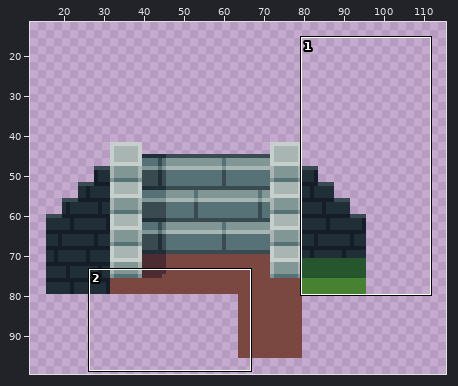
File history of a pixel-art file, img/tileset.aseprite. The first picture is a wide view before the edit; the outline marks the close-up.
Close-up. Before the commit:
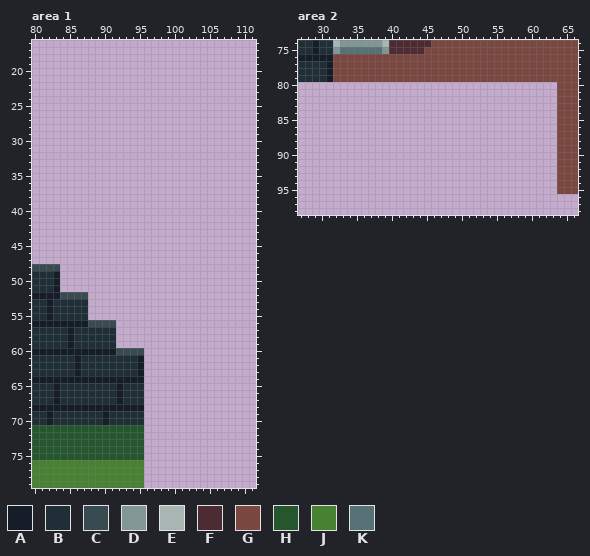
128x128 pixels, 1 frame. Shown: area 1: x 80..111, y 16..79; area 2: x 27..66, y 74..98. The wide view leaves out empty margins.
Palette (. is transparent): A #151d28  B #202e37  C #394a50  D #819796  E #a8b5b2  F #4d2b32  G #7a4841  H #25562e  J #468232  K #577277
Pixels before, area 1, first column x 80:
48 CCCC............
49 BBBA............
50 BBBA............
51 BBBA............
52 AAAACCCC........
53 BBABBBBB........
54 BBABBBBB........
55 BBABBBBB........
56 AAAAAAAACCCC....
57 BBBBBABBBBBB....
58 BBBBBABBBBBB....
59 BBBBBABBBBBB....
60 AAAAAAAAAAAACCCC
61 BBBBBBABBBBBBBBA
62 BBBBBBABBBBBBBBA
63 BBBBBBABBBBBBBBA
64 AAAAAAAAAAAAAAAA
65 BBBABBBBBBBBABBB
66 BBBABBBBBBBBABBB
67 BBBABBBBBBBBABBB
68 AAAAAAAAAAAAAAAA
69 BBABBBBBBBABBBBB
70 BBABBBBBBBABBBBB
71 HHHHHHHHHHHHHHHH
72 HHHHHHHHHHHHHHHH
73 HHHHHHHHHHHHHHHH
74 HHHHHHHHHHHHHHHH
75 HHHHHHHHHHHHHHHH
76 JJJJJJJJJJJJJJJJ
77 JJJJJJJJJJJJJJJJ
78 JJJJJJJJJJJJJJJJ
79 JJJJJJJJJJJJJJJJ
Pixels before, area 2, first column x 27:
74 BBABBEDDDDDDEFFFFFFGGGGGGGGGGGGGGGGGGGGG
75 BBABBDKKKKKKDFFFFFGGGGGGGGGGGGGGGGGGGGGG
76 AAAAAGGGGGGGGGGGGGGGGGGGGGGGGGGGGGGGGGGG
77 BBBBAGGGGGGGGGGGGGGGGGGGGGGGGGGGGGGGGGGG
78 BBBBAGGGGGGGGGGGGGGGGGGGGGGGGGGGGGGGGGGG
79 BBBBAGGGGGGGGGGGGGGGGGGGGGGGGGGGGGGGGGGG
80 .....................................GGG
81 .....................................GGG
82 .....................................GGG
83 .....................................GGG
84 .....................................GGG
85 .....................................GGG
86 .....................................GGG
87 .....................................GGG
88 .....................................GGG
89 .....................................GGG
90 .....................................GGG
91 .....................................GGG
92 .....................................GGG
93 .....................................GGG
94 .....................................GGG
95 .....................................GGG
New version:
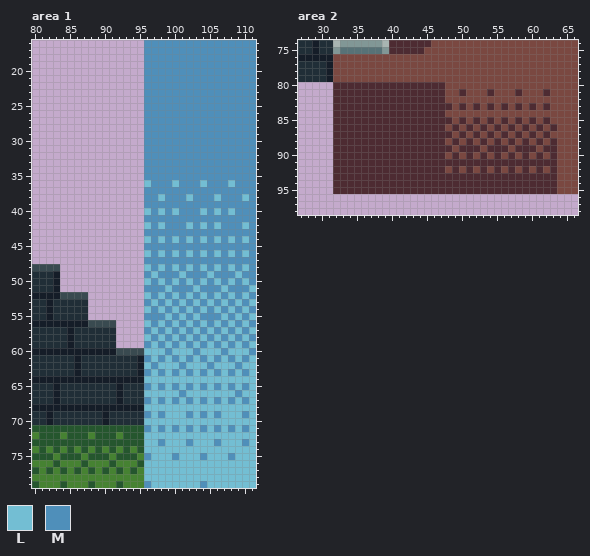
Colours new in this view: L #73bed3  M #4f8fba
Changes in this commit:
Area 1:
y 16..35: x 96..111 ................ -> MMMMMMMMMMMMMMMM
y 36: x 96..111 ................ -> LMMMLMMMLMMMLMMM
y 37: x 96..111 ................ -> MMMMMMMMMMMMMMMM
y 38: x 96..111 ................ -> MMLMMMLMMMLMMMLM
y 39: x 96..111 ................ -> MMMMMMMMMMMMMMMM
y 40: x 96..111 ................ -> LMLMLMMMLMLMLMMM
y 41: x 96..111 ................ -> MMMMMMMMMMMMMMMM
y 42: x 96..111 ................ -> LMLMMMLMLMLMMMLM
y 43: x 96..111 ................ -> MMMMMMMMMMMMMMMM
y 44: x 96..111 ................ -> LMLMLMLMLMLMLMLM
y 45: x 96..111 ................ -> MMMMMMMMMMMMMMMM
y 46: x 96..111 ................ -> LMLMLMLMLMLMLMLM
y 47: x 96..111 ................ -> MMMMMMMMMMMMMMMM
y 48: x 96..111 ................ -> LMLMLMLMLMLMLMLM
y 49: x 96..111 ................ -> MLMMMLMMMLMMMLMM
y 50: x 96..111 ................ -> LMLMLMLMLMLMLMLM
y 51: x 96..111 ................ -> MMMLMMMLMMMLMMML
y 52: x 96..111 ................ -> LMLMLMLMLMLMLMLM
y 53: x 96..111 ................ -> MLMLMLMLMLMLMLML
y 54: x 96..111 ................ -> LMLMLMLMLMLMLMLM
y 55: x 96..111 ................ -> MMMLMLMLMMMLMLML
y 56: x 96..111 ................ -> LMLMLMLMLMLMLMLM
y 57: x 96..111 ................ -> MLMLMLMLMLMLMLML
y 58: x 96..111 ................ -> LMLMLMLMLMLMLMLM
y 59: x 96..111 ................ -> MLMLMLMLMLMLMLML
y 60: x 96..111 ................ -> LLLMLLLMLLLMLLLM
y 61: x 96..111 ................ -> MLMLMLMLMLMLMLML
y 62: x 96..111 ................ -> LMLLLMLLLMLLLMLL
y 63: x 96..111 ................ -> MLMLMLMLMLMLMLML
y 64: x 96..111 ................ -> LLLLLLLLLLLLLLLL
y 65: x 96..111 ................ -> MLMLMLMLMLMLMLML
y 66: x 96..111 ................ -> LLLLLMLLLLLLLMLL
y 67: x 96..111 ................ -> MLMLMLMLMLMLMLML
y 68: x 96..111 ................ -> LLLLLLLLLLLLLLLL
y 69: x 96..111 ................ -> MLMLLLMLMLMLLLML
y 70: x 96..111 ................ -> LLLLLLLLLLLLLLLL
y 71: x 96..111 ................ -> MLMLMLMLMLMLMLML
y 72: x 80 H -> J; x 84 H -> J; x 88 H -> J; x 92 H -> J; x 96..111 ................ -> LLLLLLLLLLLLLLLL
y 73: x 96..111 ................ -> LLMLLLMLLLMLLLML
y 74: x 80 H -> J; x 82 H -> J; x 84 H -> J; x 86 H -> J; x 88 H -> J; x 90 H -> J; x 92 H -> J; x 94 H -> J; x 96..111 ................ -> LLLLLLLLLLLLLLLL
y 75: x 83 H -> J; x 87 H -> J; x 91 H -> J; x 95..111 H................ -> JMLLLMLLLMLLLMLLL
y 76: x 83 J -> H; x 87 J -> H; x 91 J -> H; x 95..111 J................ -> HLLLLLLLLLLLLLLLL
y 77: x 80 J -> H; x 82 J -> H; x 84 J -> H; x 86 J -> H; x 88 J -> H; x 90 J -> H; x 92 J -> H; x 94 J -> H; x 96..111 ................ -> LLLLLLLLLLLLLLLL
y 78: x 96..111 ................ -> LLLLLLLLLLLLLLLL
y 79: x 80 J -> H; x 84 J -> H; x 88 J -> H; x 92 J -> H; x 96..111 ................ -> MLLLLLLLMLLLLLLL
Area 2:
y 80: x 32..63 ................................ -> FFFFFFFFFFFFFFFFGGGGGGGGGGGGGGGG
y 81: x 32..63 ................................ -> FFFFFFFFFFFFFFFFGGFGGGFGGGFGGGFG
y 82: x 32..63 ................................ -> FFFFFFFFFFFFFFFFGGGGGGGGGGGGGGGG
y 83: x 32..63 ................................ -> FFFFFFFFFFFFFFFFFGFGFGFGFGFGFGFG
y 84: x 32..63 ................................ -> FFFFFFFFFFFFFFFFGGGGGGGGGGGGGGGG
y 85: x 32..63 ................................ -> FFFFFFFFFFFFFFFFFGFGFGFGFGFGFGFG
y 86: x 32..63 ................................ -> FFFFFFFFFFFFFFFFGFGFGFGFGFGFGFGF
y 87: x 32..63 ................................ -> FFFFFFFFFFFFFFFFFGFGFGFGFGFGFGFG
y 88: x 32..63 ................................ -> FFFFFFFFFFFFFFFFGFGFGFGFGFGFGFGF
y 89: x 32..63 ................................ -> FFFFFFFFFFFFFFFFFGFFFGFFFGFFFGFF
y 90: x 32..63 ................................ -> FFFFFFFFFFFFFFFFGFGFGFGFGFGFGFGF
y 91: x 32..63 ................................ -> FFFFFFFFFFFFFFFFFFFFFFFFFFFFFFFF
y 92: x 32..63 ................................ -> FFFFFFFFFFFFFFFFGFGFGFGFGFGFGFGF
y 93..95: x 32..63 ................................ -> FFFFFFFFFFFFFFFFFFFFFFFFFFFFFFFF
Changed places in both close-ups, as pixel boxes (x1, y1, x2, y2):
changed: (32, 40, 256, 488)
added: (333, 82, 557, 194)
